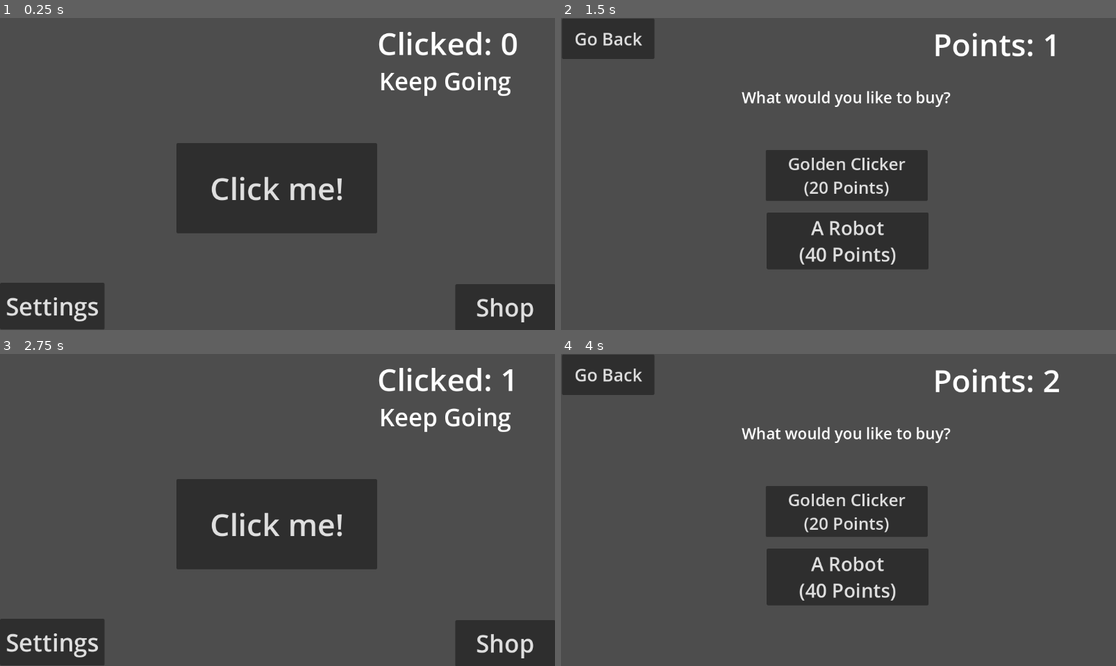
Above: before the commit, frames 1-4 (two rows, left to right).
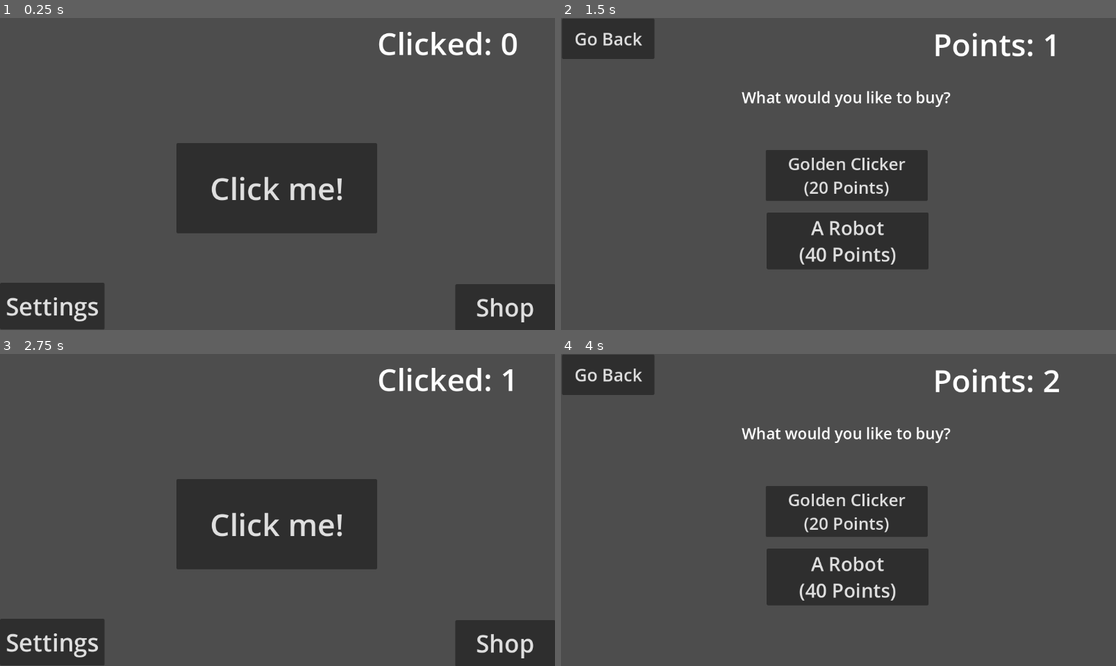
Above: after the commit, the same moments.

Repository: NotTacos2/interface-clicker
Game: Godot game, scene res://control.tscn
Two runs of this game, one before a commit and one after it. Both use one fixed random seed, a clock stepped at 60 frames per second and the inputs below.
Inputs:
- Up to frame 1 (0.25 s): no input
- Up to frame 2 (1.5 s): click "Click me!" at 0.5 s; click "Shop" at 1.25 s
- Up to frame 3 (2.75 s): click "Go Back" at 2 s
- Up to frame 4 (4 s): click "Click me!" at 2.75 s; click "Shop" at 3.5 s

The runs differ from the first frame. In frame 1, 0.6% of the frame differs, in the area x 68-92%, y 17-26%; in frame 2, nothing differs; in frame 3, 0.6%; in frame 4, nothing differs.

Commit message:
today's work again

Diff:
--- a/control.gd
+++ b/control.gd
@@ -16,14 +16,27 @@
 		item = config.get_value("player", "golditem")
 		robot = config.get_value("player", "robot")
 
+	# if robot == 2:
+		#$Timer.stop()
+		#$Timer.wait_time = 0.5
+		#$Timer.start()
 	$Timer.timeout.connect(_addpointforrobot)
 
-	if amount >= 100:
-		$Label3.text = "ooo 100"
+	if amount >= 100: # theme_override_colors/font_color # theme_override_colors/font_hover_color
+		$Button.add_theme_color_override("font_color", Color(0.91, 0.90, 0.41, 1))
+		$Button.add_theme_color_override("font_hover_color", Color(0.91, 0.90, 0.41, 1))
+		$Button.add_theme_color_override("font_hover_pressed_color", Color(0.91, 0.90, 0.41, 1))
+		$Button.add_theme_color_override("font_pressed_color", Color(0.91, 0.90, 0.41, 1))
 	if amount >= 200:
-		$Label3.text = "200 nice"
+		$Button.add_theme_color_override("font_color", Color(0.948, 0.264, 0.583, 1.0))
+		$Button.add_theme_color_override("font_hover_color", Color(0.948, 0.264, 0.583, 1.0))
+		$Button.add_theme_color_override("font_hover_pressed_color", Color(0.948, 0.264, 0.583, 1.0))
+		$Button.add_theme_color_override("font_pressed_color", Color(0.948, 0.264, 0.583, 1.0))
 	if amount >= 300:
-		$Label3.text = "wow 300"
+		$Button.add_theme_color_override("font_color", Color(0.394, 0.19, 0.798, 1.0))
+		$Button.add_theme_color_override("font_hover_color", Color(0.394, 0.19, 0.798, 1.0))
+		$Button.add_theme_color_override("font_hover_pressed_color", Color(0.394, 0.19, 0.798, 1.0))
+		$Button.add_theme_color_override("font_pressed_color", Color(0.394, 0.19, 0.798, 1.0))
 	$Label2.text = "Clicked: " + str(amount);
 
 
@@ -37,11 +50,23 @@
 	config.set_value("player", "score", amount)
 	config.save("user://clicker.cfg")
 	if amount >= 100:
-		$Label3.text = "ooo 100"
+		$Button.add_theme_color_override("font_color", Color(0.91, 0.90, 0.41, 1))
+		$Button.add_theme_color_override("font_hover_color", Color(0.91, 0.90, 0.41, 1))
+		$Button.add_theme_color_override("font_focus_color", Color(0.91, 0.90, 0.41, 1))
+		$Button.add_theme_color_override("font_hover_pressed_color", Color(0.91, 0.90, 0.41, 1))
+		$Button.add_theme_color_override("font_pressed_color", Color(0.91, 0.90, 0.41, 1))
 	if amount >= 200:
-		$Label3.text = "200 nice"
+		$Button.add_theme_color_override("font_color", Color(0.948, 0.264, 0.583, 1.0))
+		$Button.add_theme_color_override("font_hover_color", Color(0.948, 0.264, 0.583, 1.0))
+		$Button.add_theme_color_override("font_focus_color", Color(0.948, 0.264, 0.583, 1.0))
+		$Button.add_theme_color_override("font_hover_pressed_color", Color(0.948, 0.264, 0.583, 1.0))
+		$Button.add_theme_color_override("font_pressed_color", Color(0.948, 0.264, 0.583, 1.0))
 	if amount >= 300:
-		$Label3.text = "wow 300"
+		$Button.add_theme_color_override("font_color", Color(0.394, 0.19, 0.798, 1.0))
+		$Button.add_theme_color_override("font_hover_color", Color(0.394, 0.19, 0.798, 1.0))
+		$Button.add_theme_color_override("font_focus_color", Color(0.394, 0.19, 0.798, 1.0))
+		$Button.add_theme_color_override("font_hover_pressed_color", Color(0.394, 0.19, 0.798, 1.0))
+		$Button.add_theme_color_override("font_pressed_color", Color(0.394, 0.19, 0.798, 1.0))
 func _button2pressed():
 	get_tree().change_scene_to_file("res://shop.tscn")
 
--- a/control.tscn
+++ b/control.tscn
@@ -19,15 +19,6 @@
 offset_bottom = 104.0
 theme_override_font_sizes/font_size = 64
 text = "Clicked: 0"
-
-[node name="Label3" type="Label" parent="."]
-layout_mode = 0
-offset_left = 787.0
-offset_top = 96.0
-offset_right = 1186.0
-offset_bottom = 185.0
-theme_override_font_sizes/font_size = 50
-text = "Keep Going"
 
 [node name="Button" type="Button" parent="."]
 layout_mode = 0
--- a/shop.gd
+++ b/shop.gd
@@ -12,9 +12,13 @@
 	if save == OK:
 		amount = config.get_value("player", "score")
 		item = config.get_value("player", "golditem")
+		robot = config.get_value("player", "robot")
 	if item == 1:
 		$Button2.text = "Golden Clicker V2
-		                (40 Points)"
+		                 (40 Points)"
+	if robot == 1:
+		$Button3.text = "Upgrade Robot
+		                 (60 Points)"
 	$Button.pressed.connect(_goback)
 	$Button2.pressed.connect(_buygolden)
 	$Button3.pressed.connect(_buyrobot)
@@ -54,14 +58,23 @@
 	if save == OK:
 		amount = config.get_value("player", "score")
 		robot = config.get_value("player", "robot")
-	if robot == 1:
-		$Button3.text = "You already have one"
+	if robot == 2:
+		$Button3.text = "You already have too much"
+		return
+	if robot == 1 && amount < 60:
+		$Button3.text = "You don't have any money to buy this"
 		return
 	if amount < 40:
 		$Button3.text = "You don't have any money to buy this"
 		return
-	newamount = amount - 40
+	if robot == 1:
+		newamount = amount - 60
+	else:
+		newamount = amount - 40
 	config.set_value("player", "score", newamount)
-	config.set_value("player", "robot", 1)
+	if item == 1:
+		config.set_value("player", "robot", 2)
+	else:
+		config.set_value("player", "robot", 1)
 	config.save("user://clicker.cfg")
 	$Label2.text = "Points: " + str(newamount)
